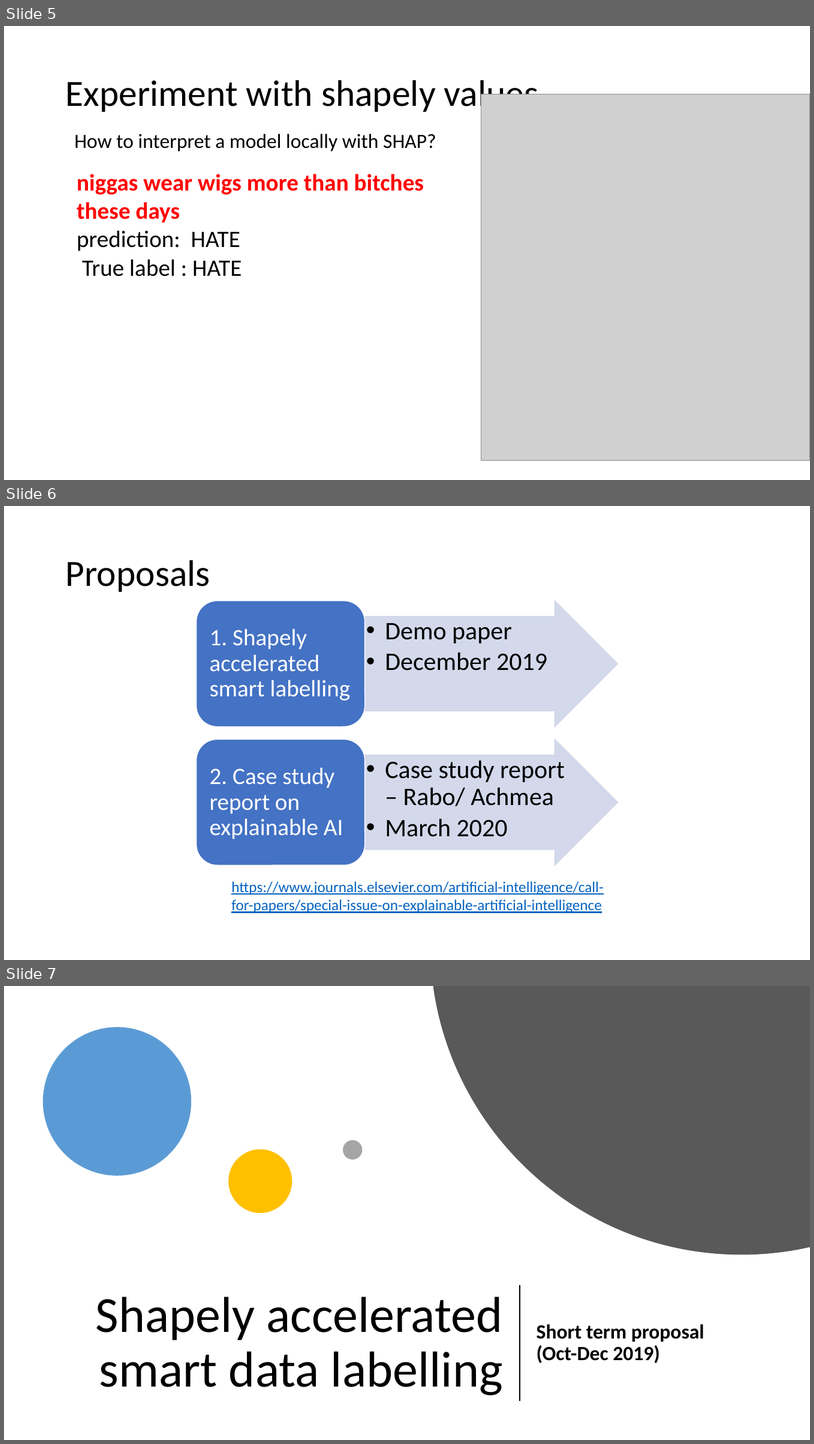
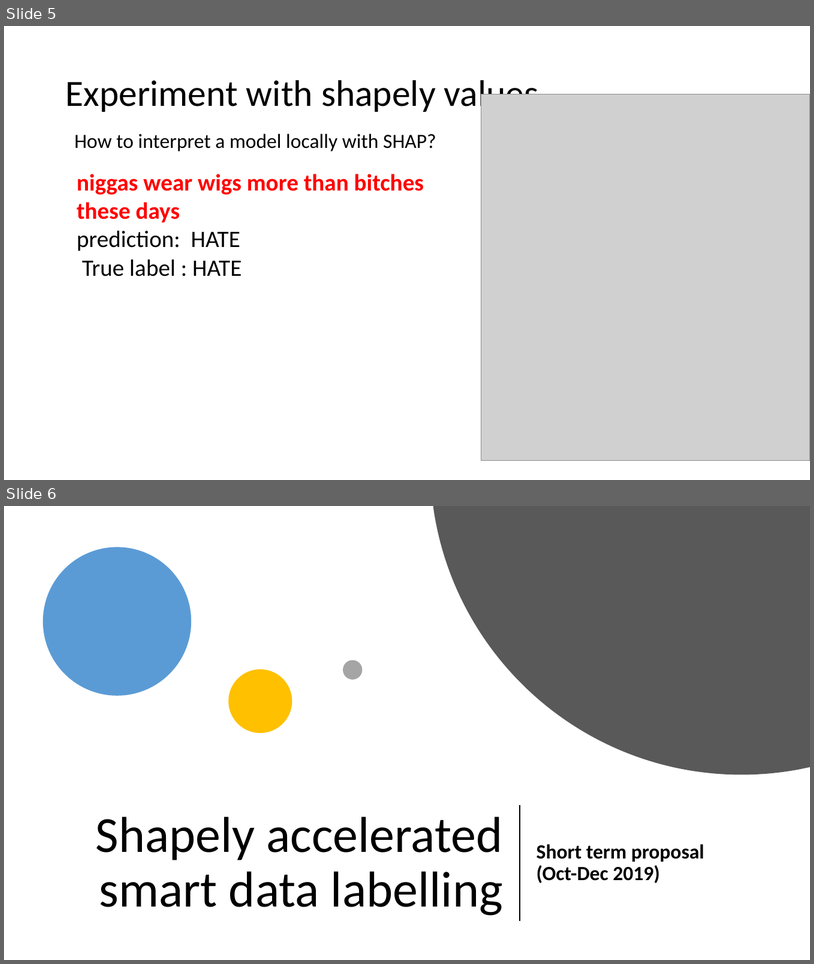
Before and after one commit to sahithyaravi/explainableML, a slide deck: shapely_proposal.pptx. Shown one above the other, each under a label of ours: slides 5, 6 and 7 before the commit, slides 5 and 6 after it. The pictures are 814x1444 and 814x964 pixels, drawn with LibreOffice and Linux fonts; fonts in the diff are those of the drawing; grey boxes stand for pictures. Boxes give left, top, right and bottom in pixels: in the first picture for what was removed or moved away, otherwise in the second. Text is boxed around its words. In the diff, an @@ line names an element or a change of style, - is before the commit and + after.

```diff
--- a/shapely_proposal.pptx
+++ b/shapely_proposal.pptx
@@ slide 6 removed at [4,506,810,960], background #FFFFFF @@
@@ title removed at [65,560,210,592] @@
-Proposals
@@ group removed at [197,600,618,865]: 4 texts, 2 right arrows, 2 rounded rectangles @@
-  • Demo paper
-  • December 2019
-1. Shapely accelerated smart labelling
-  • Case study report – Rabo/ Achmea
-  • March 2020
-2. Case study report on explainable AI
@@ text removed at [231,881,603,913] @@
-https://www.journals.elsevier.com/artificial-intelligence/call-for-papers/special-issue-on-explainable-artificial-intelligence
@@ what was slide 7 is now slide 6 @@
```
Also in this commit, not shown: 1 slide changed, 1 slide added, 2 other files.
